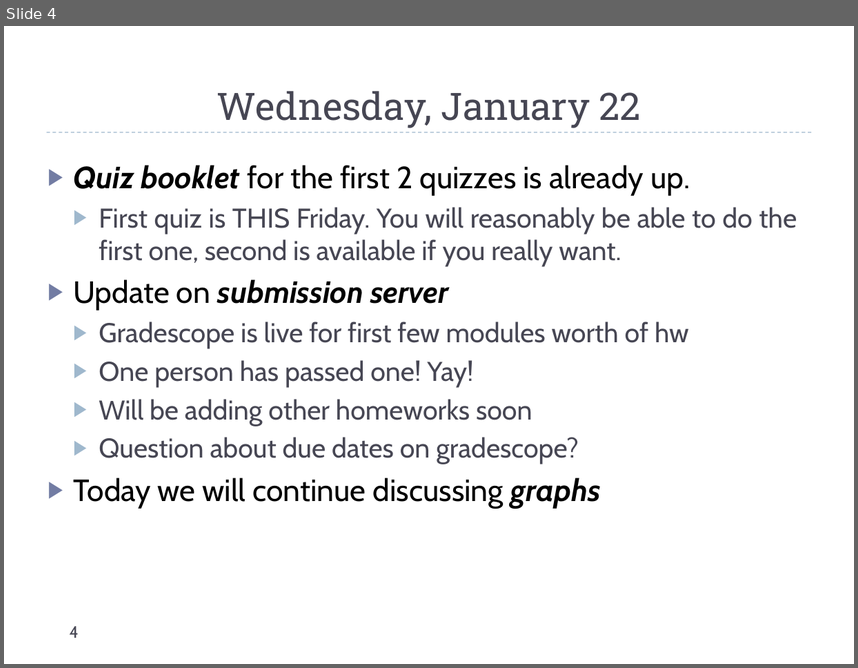
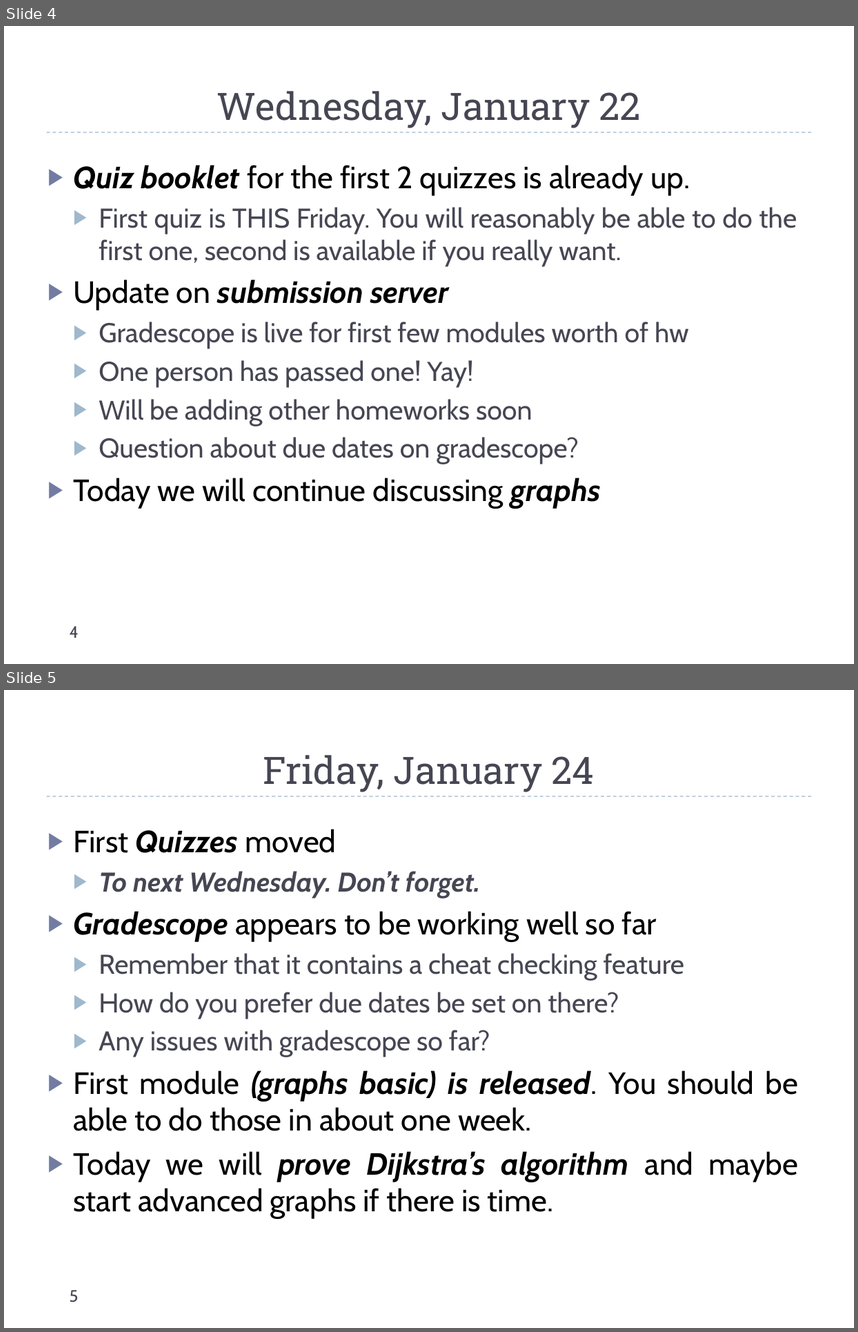
Before and after one commit to markfloryan/dsa2, a slide deck: slides/dailyAnnouncements.pptx. Shown one above the other, each under a label of ours: slide 4 before the commit, slides 4 and 5 after it. The pictures are 858x668 and 858x1332 pixels, drawn with LibreOffice and Linux fonts; fonts in the diff are those of the drawing. Boxes give left, top, right and bottom in pixels: in the first picture for what was removed or moved away, otherwise in the second. Text is boxed around its words. In the diff, an @@ line names an element or a change of style, - is before the commit and + after.

```diff
--- a/slides/dailyAnnouncements.pptx
+++ b/slides/dailyAnnouncements.pptx
@@ slide 5 added at [4, 690, 854, 1328], background #FFFFFF; not listed: 1 template element that a slide beside it also shows @@
@@ title added at [263, 755, 595, 792], 32 pt, text #464653 @@
+Friday, January 24
@@ text added at [73, 829, 798, 1219], 26 pt, text #000000 @@
+▶ First Quizzes moved
+  ▶ To next Wednesday. Don’t forget.
+▶ Gradescope appears to be working well so far
+  ▶ Remember that it contains a cheat checking feature
+  ▶ How do you prefer due dates be set on there?
+  ▶ Any issues with gradescope so far?
+▶ First module (graphs basic) is released. You should be able to do those in about one week.
+▶ Today we will prove Dijkstra’s algorithm and maybe start advanced graphs if there is time.
@@ page number added at [70, 1290, 79, 1302], 14 pt, text #464653 @@
+5
```
Also in this commit, not shown: 1 other file.
